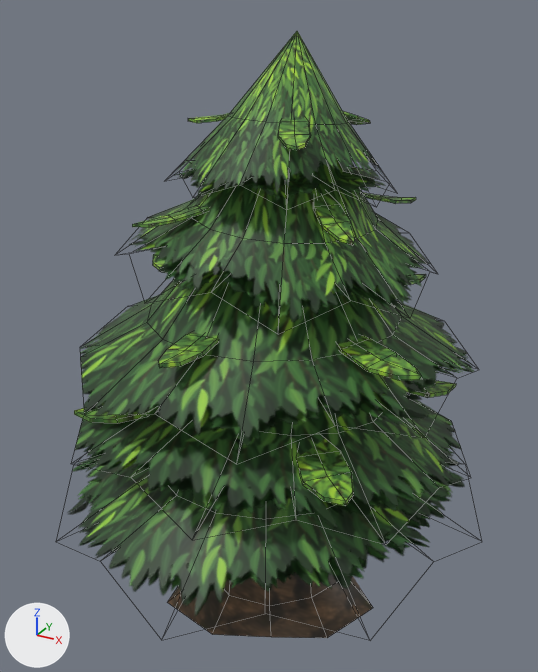
One commit to the FBX model Assets/XanaBuilder Assets/Models/VEG/02_Trees/VEG0210009_Hightree04/VEG0210009.fbx: the scene before it, then after it.
Rendered twice from a camera (50 mm lens) standing at (2.89, -5.26, 5.43) and looking at (-0.03, 0.05, 2.77). The lights are fixed; the arrows at lower left show +X, +Y and +Z. Mesh edges are drawn as thin lines. Where no turn or scale is listed for an object, it has been applied to the vertices.

Script lines for the objects in view, before the commit:
```python
mat_mtveg0210009_placemode = principled_material('mtVEG0210009_PlaceMode')
mat_mtveg0210009_placemode.texture = img_txveg0210009_diffuse_png  # with its transparency
mat_mtveg0210009_placemode.roughness = 0.553
me_mesh = bpy.data.meshes.new('Mesh')
me_mesh.from_pydata(...)  # 536 vertices, 568 faces; spans x -2.0..2.0, y -2.0..2.0, z -0.01..5.28
me_mesh.materials.append(mat_mtveg0210009_placemode)  # picture img_txveg0210009_diffuse_png
ob_smveg0210009 = bpy.data.objects.new('smVEG0210009', me_mesh)
ob_smveg0210009.location = (0.0, 0.0, 0.0)
```
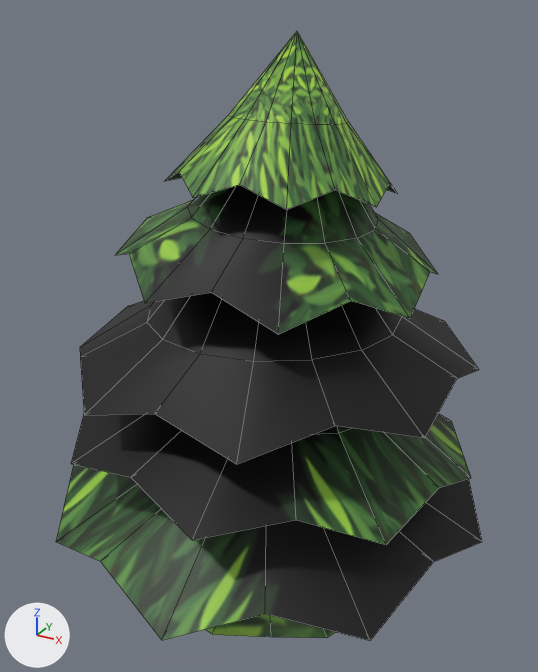
Location of each change, [x1, y1, x2, y2] in pixels of the pictures (538 x 672 px):
'smVEG0210009', surface changed, reshaped
    before: [68, 31, 475, 638]
    after: [56, 31, 482, 641]
part 1 of me_mesh, deleted (green)
    before: [74, 111, 456, 506]
part 2 of me_mesh, surface changed
    both: [68, 32, 475, 638]

Diff of the bpy script that builds the scene:
```diff
--- a/Assets/XanaBuilder Assets/Models/VEG/02_Trees/VEG0210009_Hightree04/VEG0210009.fbx.py
+++ b/Assets/XanaBuilder Assets/Models/VEG/02_Trees/VEG0210009_Hightree04/VEG0210009.fbx.py
@@ mat_mtveg0210009_placemode @@
 mat_mtveg0210009_placemode = principled_material('mtVEG0210009_PlaceMode')
-mat_mtveg0210009_placemode.texture = img_txveg0210009_diffuse_png  # with its transparency
+mat_mtveg0210009_placemode.texture = img_txveg0210009_diffuse_png
 mat_mtveg0210009_placemode.roughness = 0.553
@@ mat_mtveg0210009_placemode_02 @@
+mat_mtveg0210009_placemode_02 = principled_material('mtVEG0210009_PlaceMode_02')
+mat_mtveg0210009_placemode_02.texture = img_txveg0210009_diffuse_png
+mat_mtveg0210009_placemode_02.roughness = 0.553
@@ me_mesh @@
 # used by ob_smveg0210009; location = (0.0, 0.0, 0.0)
-me_mesh.from_pydata(...)  # 536 vertices, 568 faces; spans x -2.0..2.0, y -2.0..2.0, z -0.01..5.28
+me_mesh.from_pydata(...)  # 200 vertices, 260 faces; spans x -2.0..2.0, y -2.0..2.0, z -0.01..5.28
+# me_mesh part 1: 14 loose pieces with 336 vertices, spanning x -1.76..1.56, y -1.38..1.55, z 2.02..4.73, are deleted
+# me_mesh part 2: 260 kept faces spanning x -2.0..2.0, y -2.0..2.0, z -0.01..5.28 get new texture (UV) coordinates
 me_mesh.materials.append(mat_mtveg0210009_placemode)
+me_mesh.materials.append(mat_mtveg0210009_placemode_02)  # picture img_txveg0210009_diffuse_png
```
